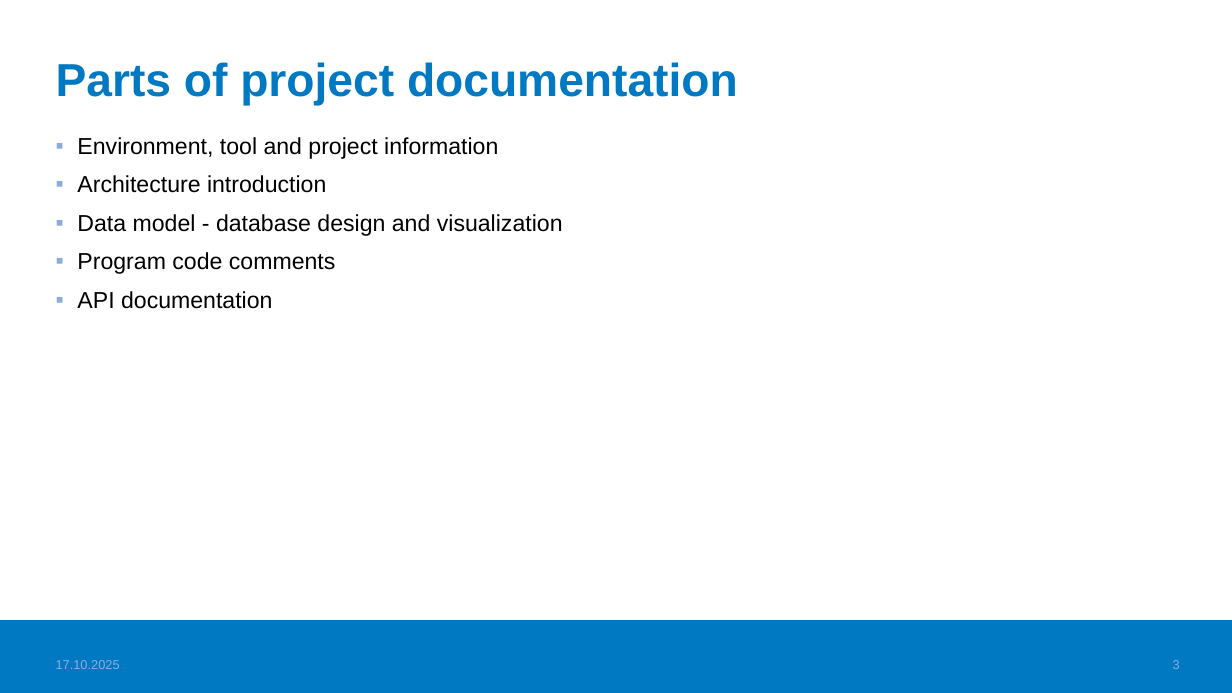
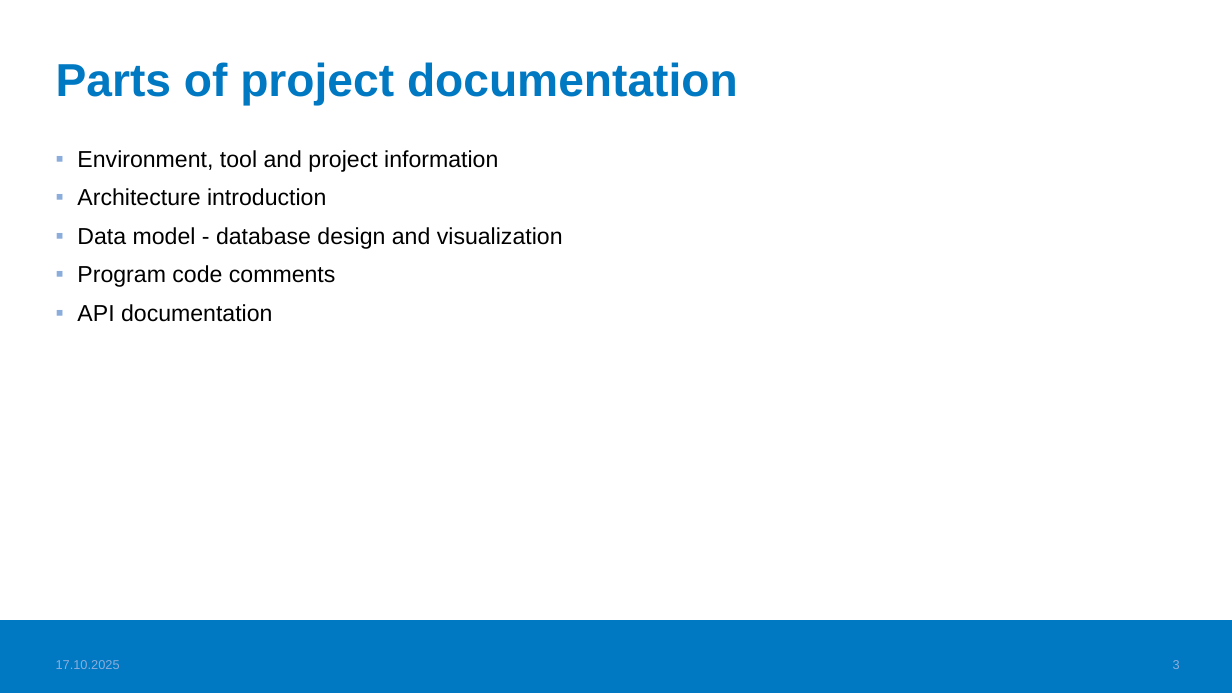
Before and after one commit to valju/share, a slide deck: slide 3 of 06_architectures_patterns_documentation/documentation_principles_for_sw_projects.pptx. Drawn at 1232x693 pixels with LibreOffice and Linux fonts; fonts in the diff are those of the drawing; background and template pictures are left out. Boxes give left, top, right and bottom in pixels: in the first picture for what was removed or moved away, otherwise in the second. Text is boxed around its words. In the diff, an @@ line names an element or a change of style, - is before the commit and + after.

Commit message:
documentation philosophy improved

```diff
--- a/06_architectures_patterns_documentation/documentation_principles_for_sw_projects.pptx
+++ b/06_architectures_patterns_documentation/documentation_principles_for_sw_projects.pptx
@@ text "Environment, tool and project information": place and size @@
-text "Environment, tool and project information" at (77, 137, 563, 309)
+text "Environment, tool and project information" at (77, 150, 563, 322)
```
Also in this commit, not shown: 6 other slides changed, 1 other file.
